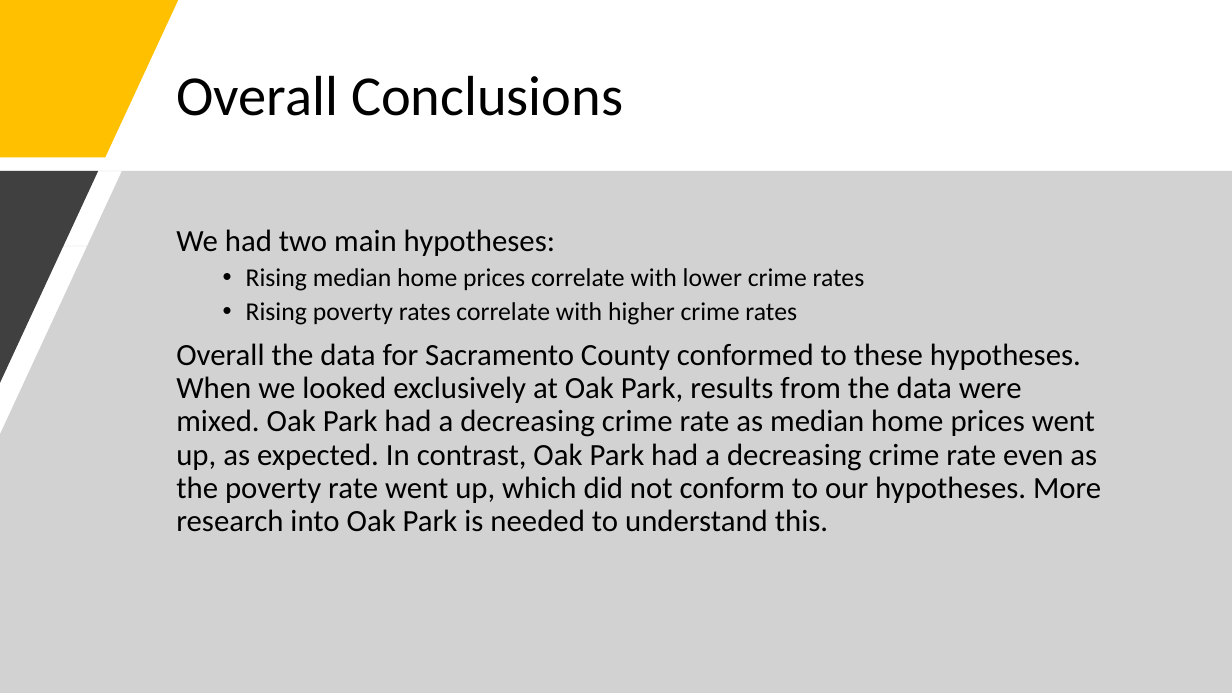
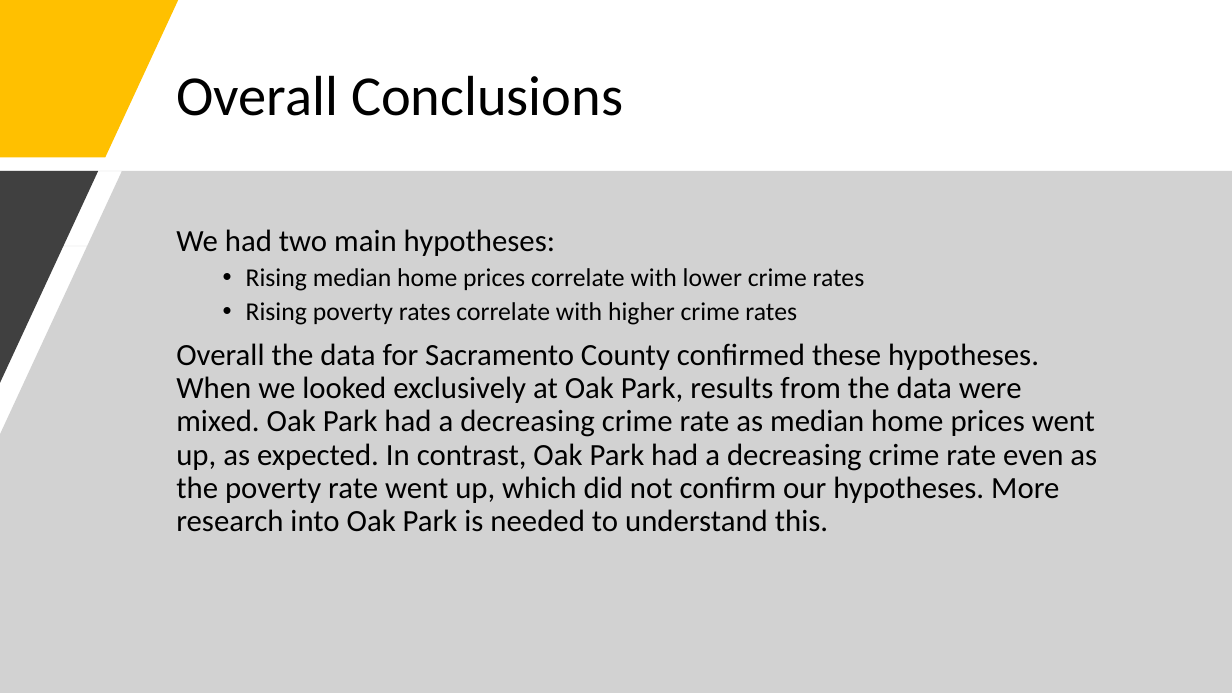
Before and after one commit to sean-galloway/Crime_and_Poverty, a slide deck: slide 16 of Project_1_Presentation.pptx (slide 18 before the commit). Drawn at 1232x693 pixels with LibreOffice and Linux fonts; fonts in the diff are those of the drawing. Boxes give left, top, right and bottom in pixels: in the first picture for what was removed or moved away, otherwise in the second. Text is boxed around its words. In the diff, an @@ line names an element or a change of style, - is before the commit and + after.

Commit message:
deck as pdf

```diff
--- a/Project_1_Presentation.pptx
+++ b/Project_1_Presentation.pptx
@@ text at <box>176,343,1097,532</box>: text changed @@
-Overall the data for Sacramento County conformed to these hypotheses. When we looked exclusively at Oak Park, results from the data were mixed. Oak Park had a decreasing crime rate as median home prices went up, as expected. In contrast, Oak Park had a decreasing crime rate even as the poverty rate went up, which did not conform to our hypotheses. More research into Oak Park is needed to understand this.
+Overall the data for Sacramento County confirmed these hypotheses. When we looked exclusively at Oak Park, results from the data were mixed. Oak Park had a decreasing crime rate as median home prices went up, as expected. In contrast, Oak Park had a decreasing crime rate even as the poverty rate went up, which did not confirm our hypotheses. More research into Oak Park is needed to understand this.
```
Also in this commit, not shown: 3 other slides changed, 1 other file.
